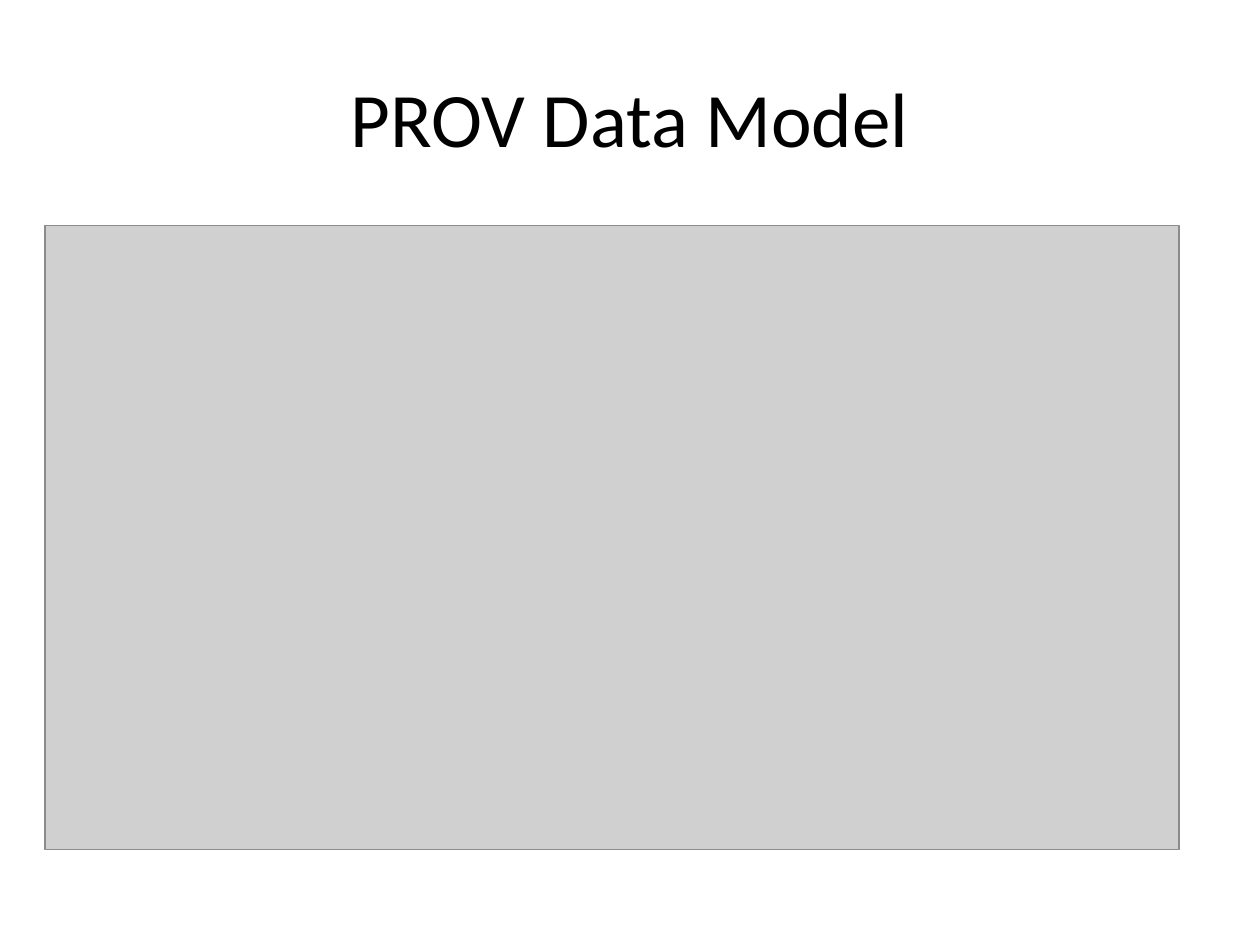
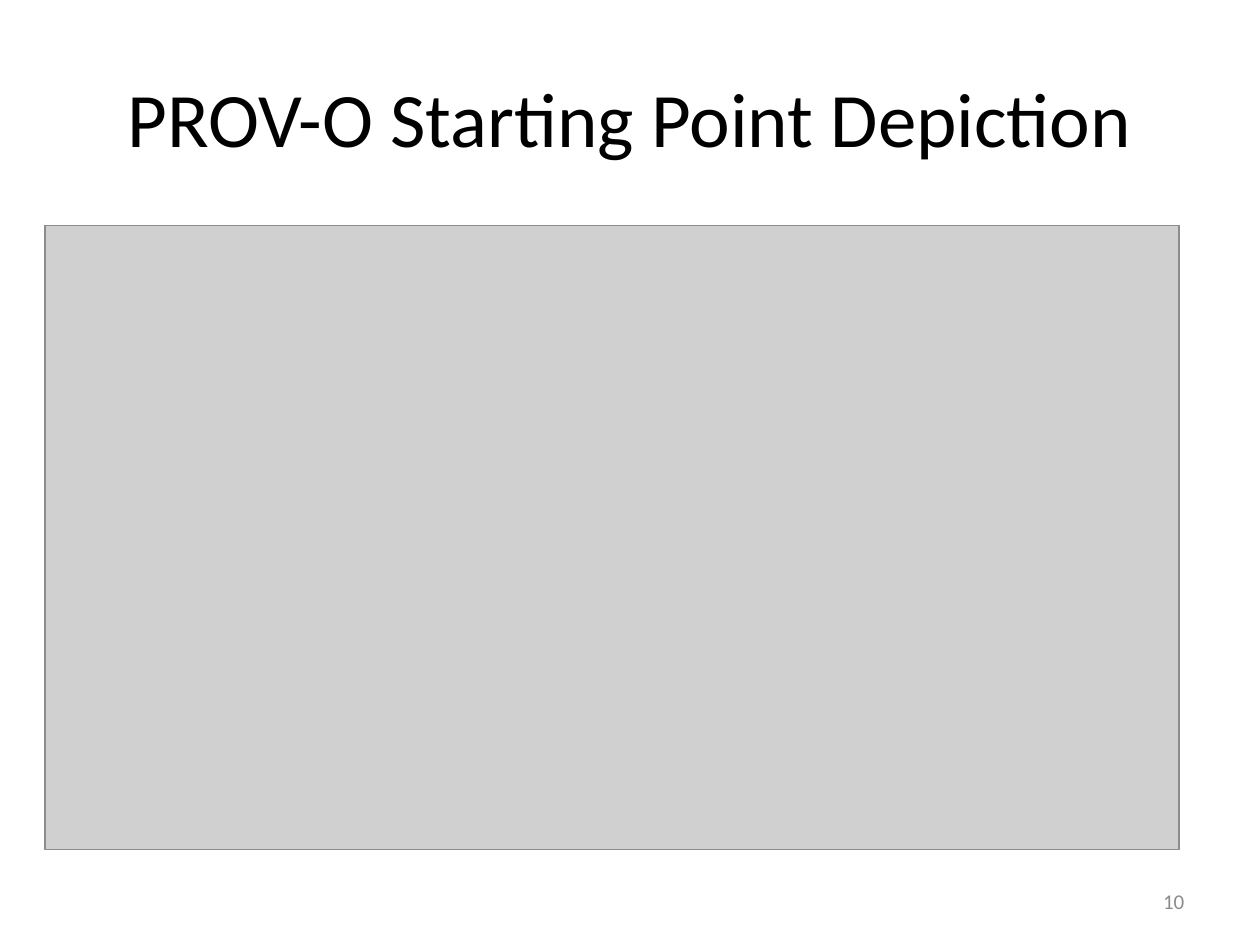
Before and after one commit to roomthily/ELSeWeb, a slide deck: slide 10 of documents/presentations/2013/ELSEweb-EDAC-PROV.pptx (slide 5 before the commit). Drawn at 1260x945 pixels with LibreOffice and Linux fonts; fonts in the diff are those of the drawing; grey boxes stand for pictures. Boxes give left, top, right and bottom in pixels: in the first picture for what was removed or moved away, otherwise in the second. Text is boxed around its words. In the diff, an @@ line names an element or a change of style, - is before the commit and + after.

```diff
--- a/documents/presentations/2013/ELSEweb-EDAC-PROV.pptx
+++ b/documents/presentations/2013/ELSEweb-EDAC-PROV.pptx
@@ title at (128,93,1131,161): text changed @@
-PROV Data Model
+PROV-O Starting Point Depiction
@@ page number added at (1163,895,1184,909), 12 pt, text #8C8C8C @@
+10
```
Also in this commit, not shown: 5 other slides changed, 14 slides added, 1 slide removed, 7 other files.
